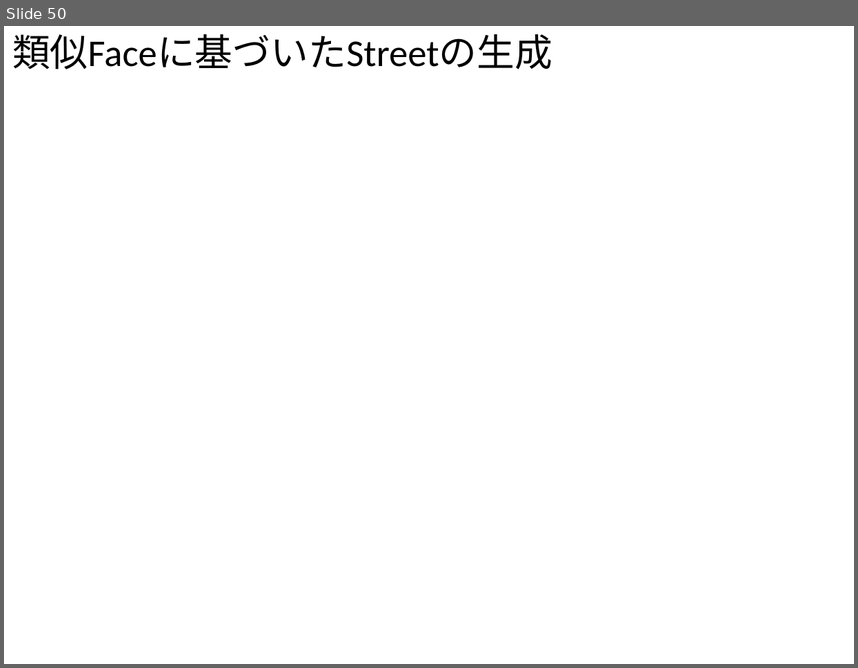
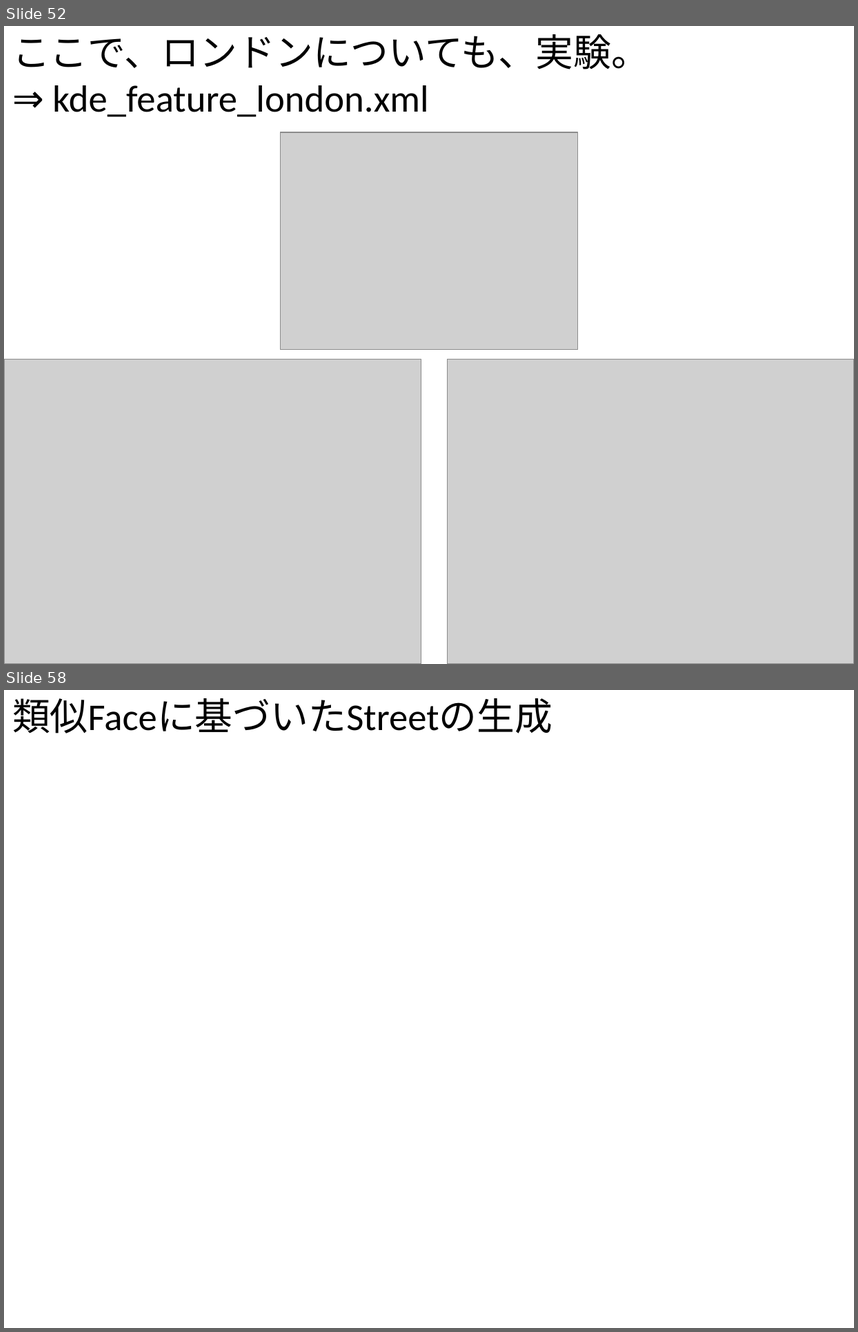
Before and after one commit to gnishida/RoadDesigner, a slide deck: RoadDesigner.pptx. Shown one above the other, each under a label of ours: slide 50 before the commit, slides 52 and 58 after it; the slides between them are not shown. The pictures are 858x668 and 858x1332 pixels, drawn with LibreOffice and Linux fonts; fonts in the diff are those of the drawing; grey boxes stand for pictures. Boxes give left, top, right and bottom in pixels: in the first picture for what was removed or moved away, otherwise in the second. Text is boxed around its words. In the diff, an @@ line names an element or a change of style, - is before the commit and + after.

```diff
--- a/RoadDesigner.pptx
+++ b/RoadDesigner.pptx
@@ slide 52 added at [4, 26, 854, 664], background #FFFFFF @@
@@ text added at [12, 34, 649, 117], 32 pt, text #000000 @@
+ここで、ロンドンについても、実験。
+⇒ kde_feature_london.xml
@@ picture added at [280, 132, 578, 349] @@
@@ picture added at [4, 359, 421, 664] @@
@@ picture added at [448, 359, 854, 664] @@
@@ what was slide 50 is now slide 58 @@
```
Also in this commit, not shown: 7 other slides added, 6 other files.
